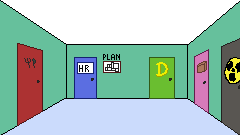
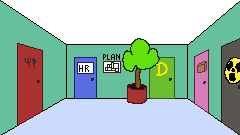
Two versions of the same layered image (240 × 135). Layer-by-layer changes:
added layer "plant colors" above "plant outline" over box(122, 38, 160, 104)
showed "plant outline", painted on it over box(122, 38, 160, 104)
painted on "decorations outline" over box(122, 38, 160, 104)
